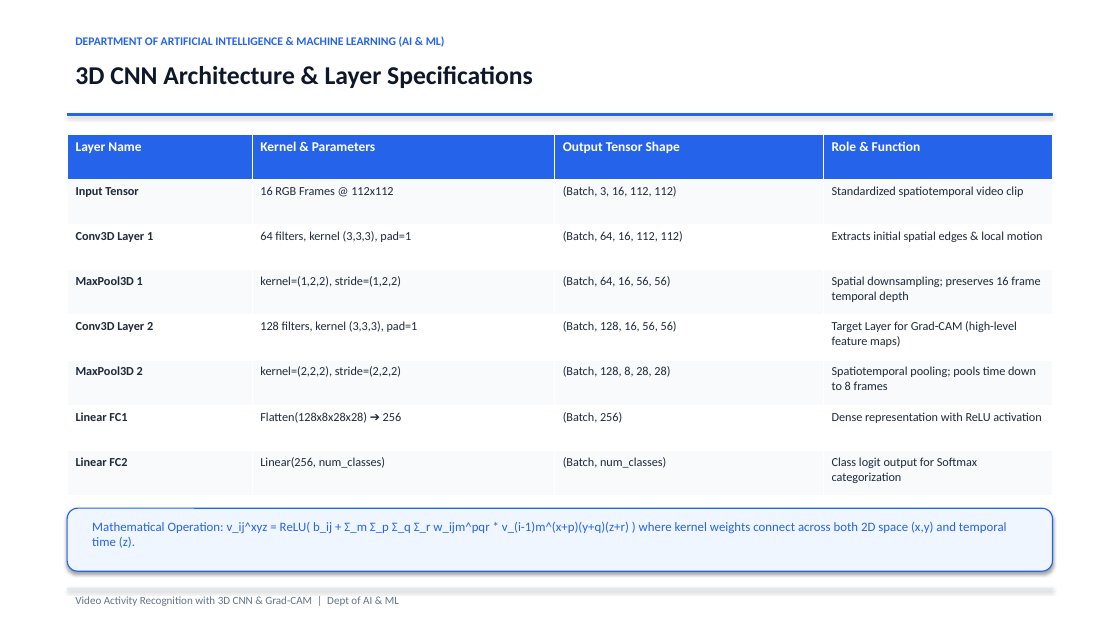
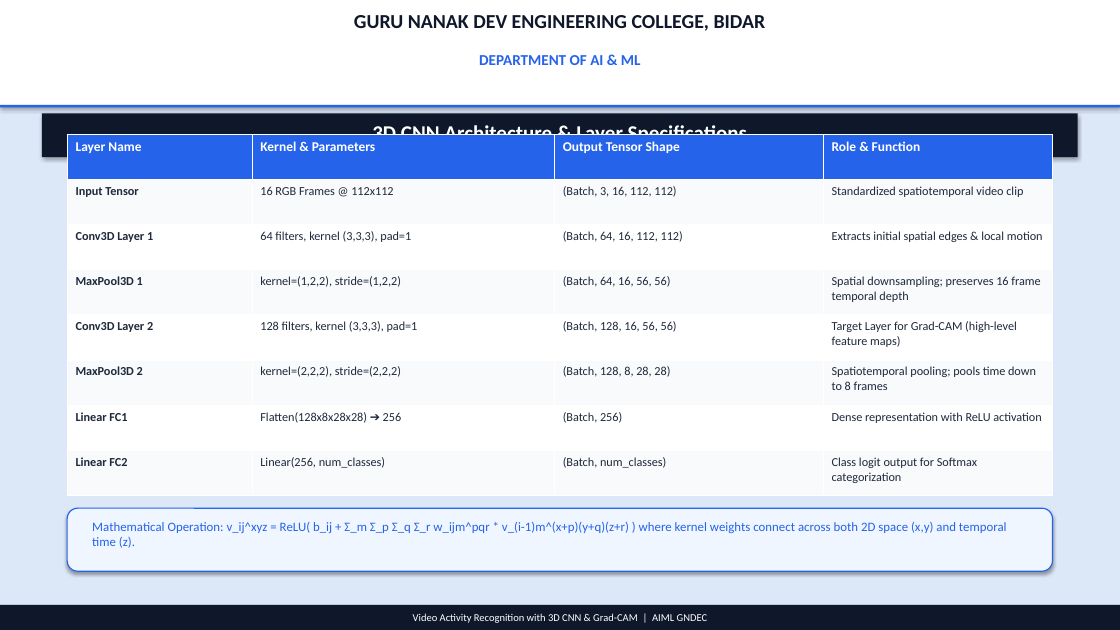
Before and after one commit to tamballesachin7-star/activity-recognition, a slide deck: slide 9 of presentation_final.pptx. Drawn at 1120x630 pixels with LibreOffice and Linux fonts; fonts in the diff are those of the drawing. Boxes give left, top, right and bottom in pixels: in the first picture for what was removed or moved away, otherwise in the second. Text is boxed around its words. In the diff, an @@ line names an element or a change of style, - is before the commit and + after.

```diff
--- a/presentation_final.pptx
+++ b/presentation_final.pptx
@@ rectangle added at [0,0,1120,630], fill #DCE8F8 @@
@@ rectangle added at [0,0,1120,105], fill #FFFFFF @@
@@ text added at [354,15,766,31], 17 pt, text #0F172A, bold @@
+GURU NANAK DEV ENGINEERING COLLEGE, BIDAR
@@ text at [479,55,641,65]: text changed; size 10 to 13 pt @@
-DEPARTMENT OF ARTIFICIAL INTELLIGENCE & MACHINE LEARNING (AI & ML)
+DEPARTMENT OF AI & ML
@@ rectangle: place and size @@
-rectangle at [67,113,1053,115]
+rectangle at [0,105,1120,108]
@@ rectangle at [0,105,1120,108]: outline #2563EB 0.75 pt to none @@
@@ rectangle added at [42,113,1078,157], fill #0F172A @@
@@ text "3D CNN Architecture & Layer ...": place and size @@
-text "3D CNN Architecture & Layer ..." at [75,66,533,88]
+text "3D CNN Architecture & Layer ..." at [372,122,747,146]
@@ text "3D CNN Architecture & Layer ..." at [372,122,747,146]: size 22 to 18 pt, text colour #0F172A to #FFFFFF; alignment left to centre @@
@@ rectangle: place and size @@
-rectangle at [67,588,1053,589]
+rectangle at [0,605,1120,630]
@@ rectangle at [0,605,1120,630]: fill #E2E8F0 to #0F172A; outline #E2E8F0 0.75 pt to none @@
@@ text at [413,613,707,623]: text changed; size 9.5 to 9 pt; text colour #64748B to #FFFFFF @@
-Video Activity Recognition with 3D CNN & Grad-CAM | Dept of AI & ML
+Video Activity Recognition with 3D CNN & Grad-CAM | AIML GNDEC
```
Also in this commit, not shown: 15 other slides changed, 1 slide added, 1 slide removed, 1 other file.
